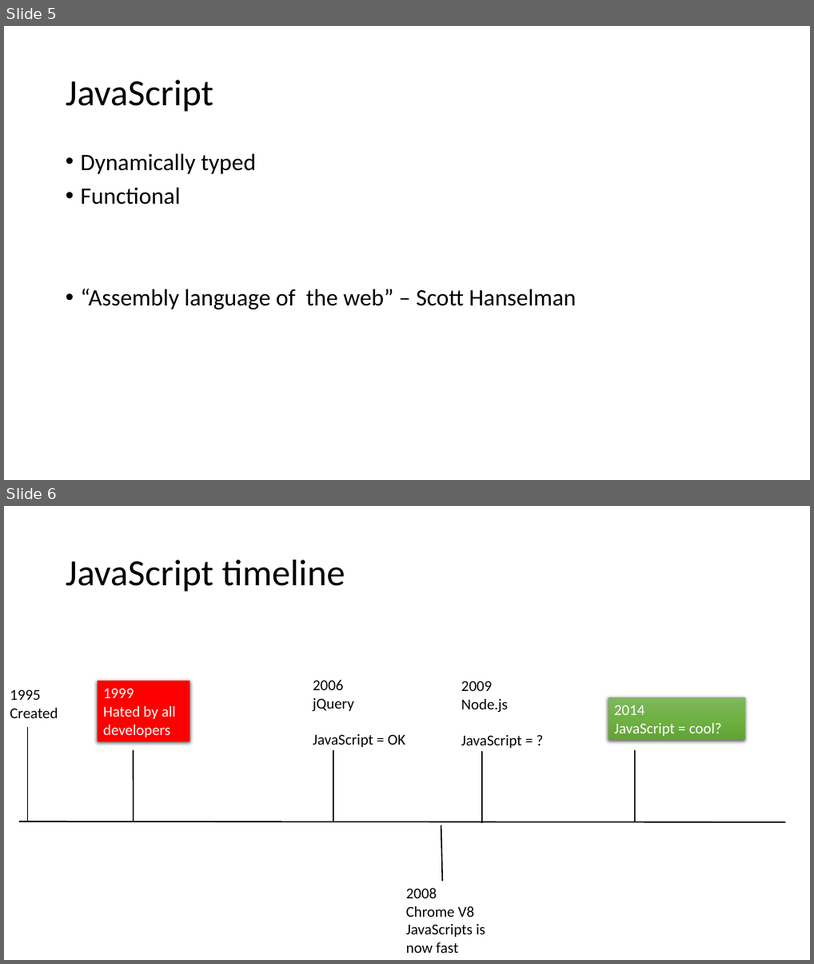
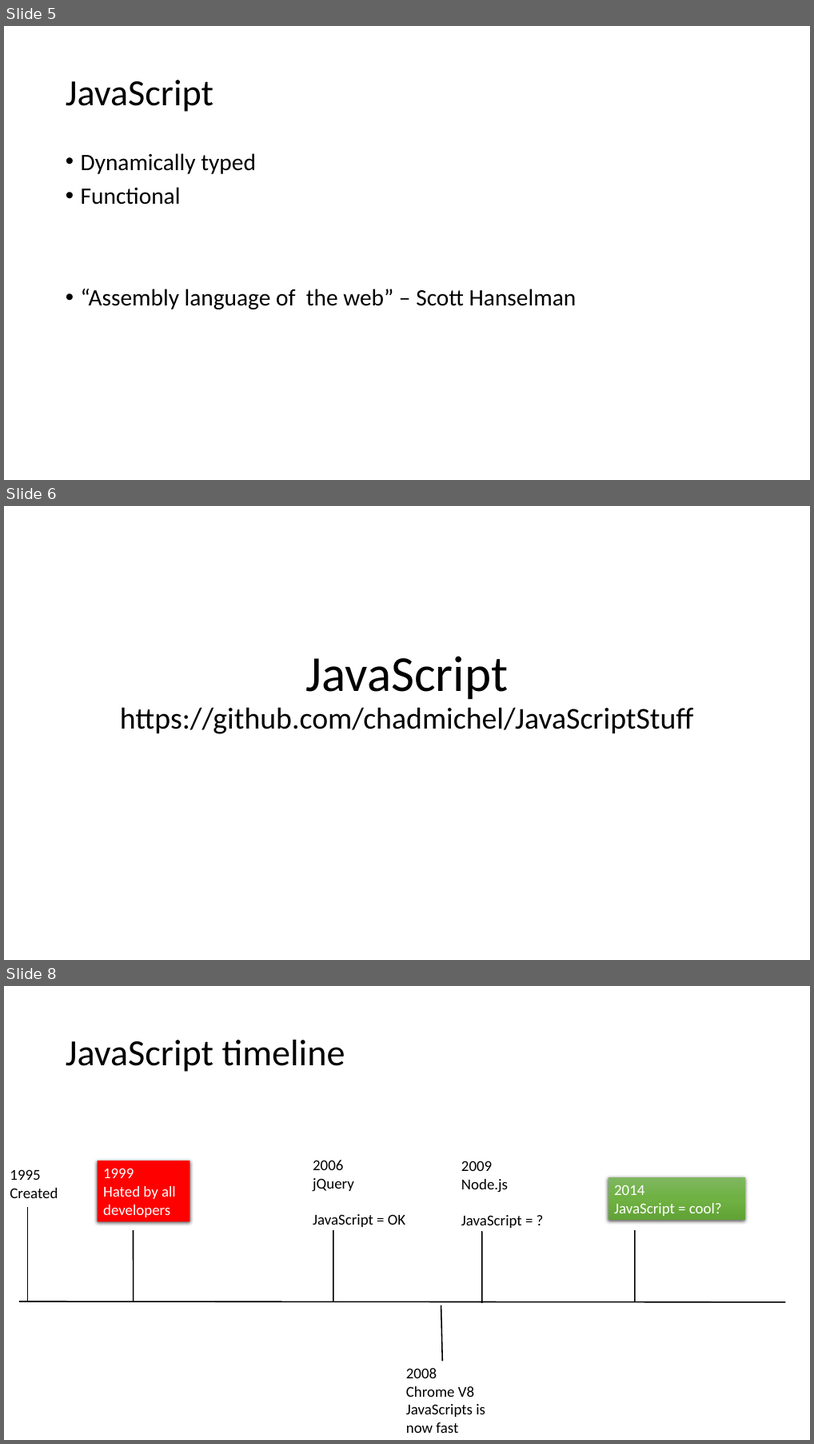
Before and after one commit to chadmichel/JavaScriptStuff, a slide deck: Java and You.pptx. Shown one above the other, each under a label of ours: slides 5 and 6 before the commit, slides 5, 6 and 8 after it; the slides between them are not shown. The pictures are 814x964 and 814x1444 pixels, drawn with LibreOffice and Linux fonts; fonts in the diff are those of the drawing. Boxes give left, top, right and bottom in pixels: in the first picture for what was removed or moved away, otherwise in the second. Text is boxed around its words. In the diff, an @@ line names an element or a change of style, - is before the commit and + after.

```diff
--- a/Java and You.pptx
+++ b/Java and You.pptx
@@ slide 6 added at (4,506,810,960), background #FFFFFF @@
@@ title added at (120,656,694,734), 36 pt, text #000000 @@
+JavaScript
+https://github.com/chadmichel/JavaScriptStuff
@@ what was slide 6 is now slide 8 @@
```
Also in this commit, not shown: 1 slide changed, 8 other slides added, 2 slides removed, 9 other files.
